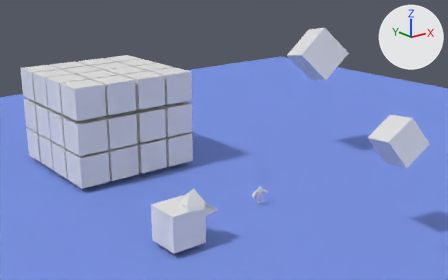
A saved change to the Blender file true_ninja_server.blend.
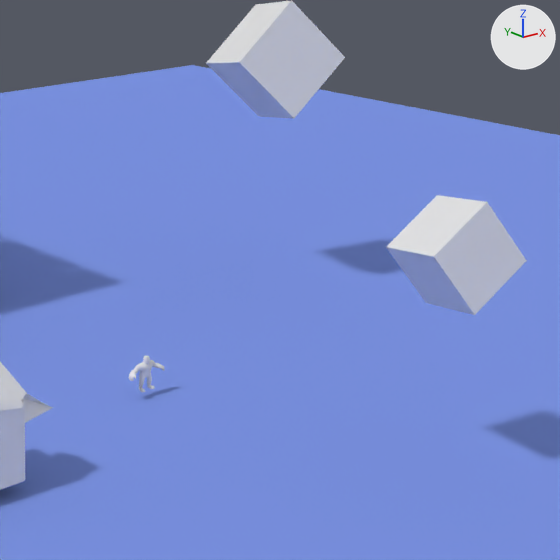
Each version is shown whole from a 50 mm camera at (-62.3, -68.7, 39.3) aimed at (1.6, 11.1, 7.3), then close up on the part from 43% to 99% of the width and 10% to 99% of the height. Arrows for +X, +Y and +Z are at upper right; the lights stay in place. The same objects are shown in both versions, whatever each file hides.
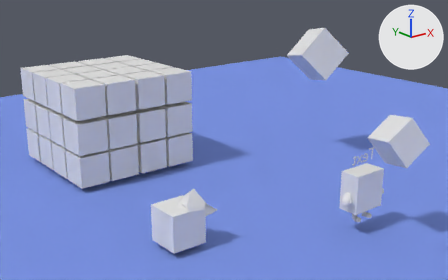
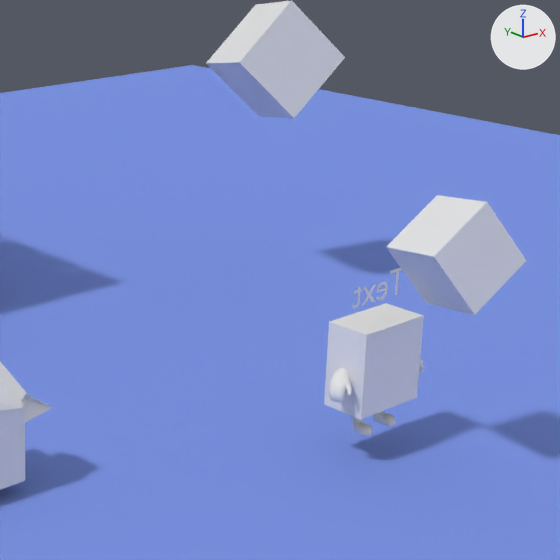
What differs and where, as boxes [x1, y1, x2, y2] in the close-ups (560 x 560 px):
'Cube.051', added: after [324, 303, 424, 419]
'Cylinder', moved, rescaled: before [128, 355, 165, 392]; after [328, 359, 424, 436]
'Text.001', added: after [352, 267, 402, 308]

What the commit changed:
Mesh me_cube_052 is new.
It is a box spanning x -1.06..1.06, y -0.57..0.57, z -1.08..1.08.
Text 'Text.001' (txt_text_001) is new.
Its body is 'Text'.
Object 'Cylinder' (ob_cylinder) moves from (0.0, 0.0, 0.0) to (5.34, -15.98, 1.33).
Object 'Cylinder' (ob_cylinder) is rescaled from (1.0, 1.0, 1.0) to (2.65, 2.65, 2.65).
Object 'Cube.051' (ob_cube_051) is new; it shows me_cube_052.
Its location is (5.39, -15.88, 5.85).
Its scale is (2.65, 2.65, 2.65).
Object 'Text.001' (ob_text_001) is new; it shows txt_text_001.
Its location is (7.89, -15.96, 9.96).
Its rotation in degrees is (90, 0, 180).
Its scale is (2.65, 2.65, 2.65).
